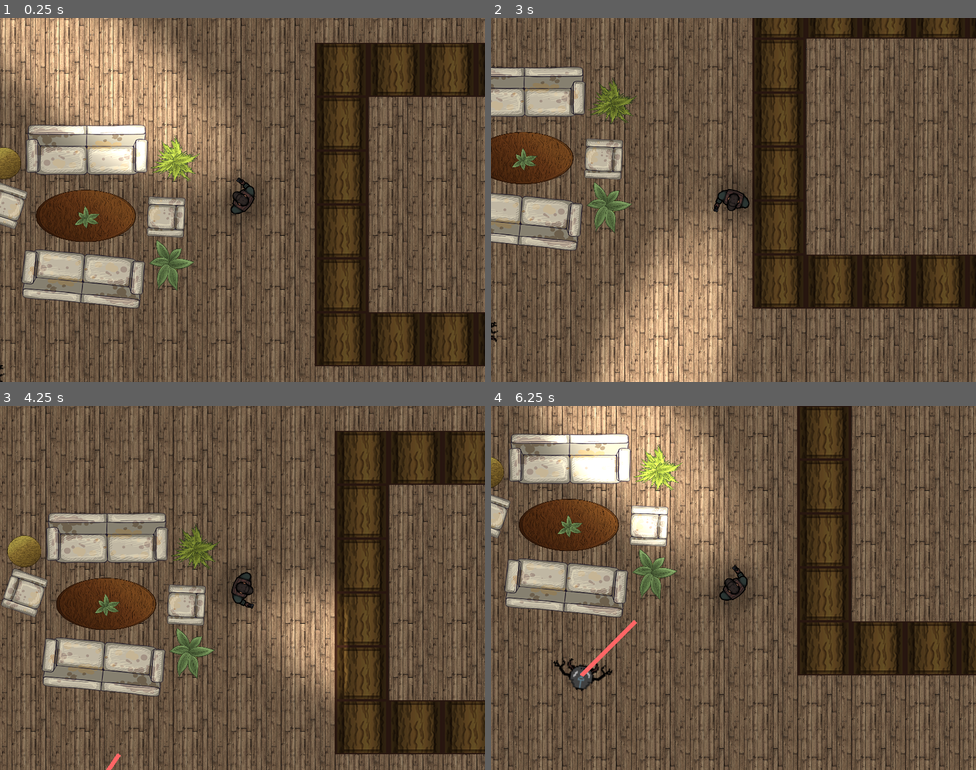
Above: before the commit, frames 1-4 (two rows, left to right).
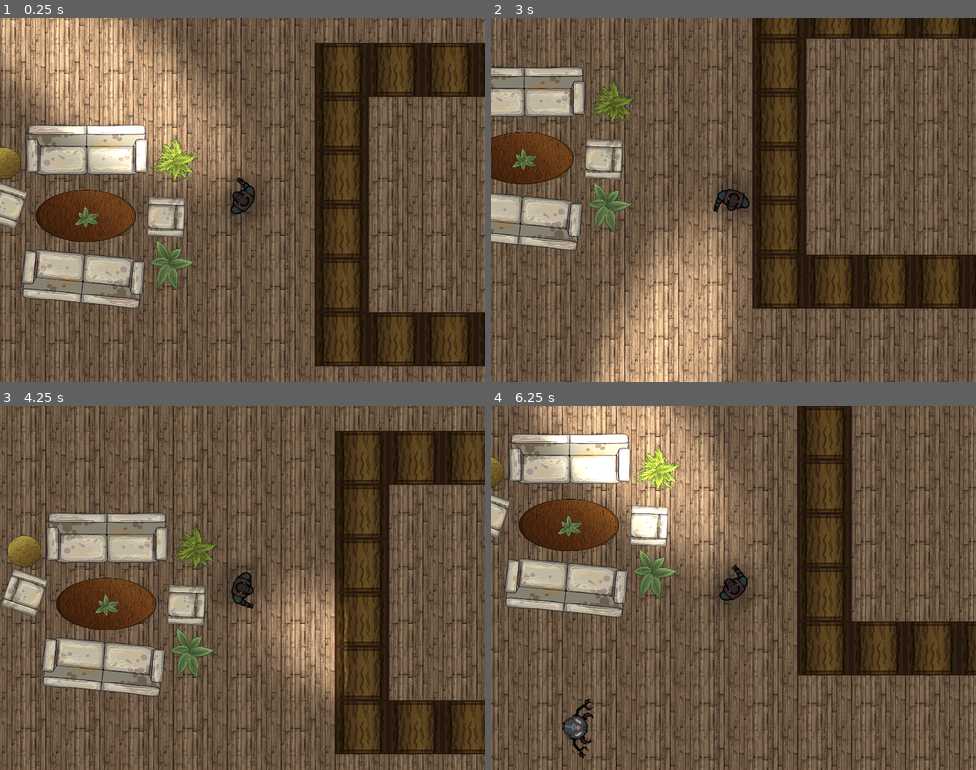
Above: after the commit, the same moments.

Repository: AxeDennis/Game-project
Game: Godot game, scene res://Maps/Map01.tscn
The game is run twice, just before and just after one commit, with the same random seed, the same clock (stepped at 60 frames per second) and the same inputs. The engine's default icon, where the game draws it, is replaced by a stand-in: a white triangle on a blue panel in a dark square.
Inputs (mouse positions are in pixels of both pictures, inside the frame that each line leads up to):
- Up to frame 1 (0.25 s): no input
- Up to frame 2 (3 s): tap Enter at 0.5 s; move the mouse to (840, 181) at 0.52 s; hold D (move_right) 0.53-1.28 s; tap E (Interact) every 0.75 s from 0.6 to 2.85 s; move the mouse to (636, 218) at 1.27 s; hold S (move_down) 1.28-2.03 s; move the mouse to (782, 119) at 2.02 s; hold D (move_right) 2.03-2.78 s; tap Space at 2.75 s; move the mouse to (709, 272) at 2.77 s; hold W (move_up) from 2.78 s (still down)
- Up to frame 3 (4.25 s): move the mouse to (388, 642) at 3.52 s; release W (move_up) at 3.53 s; hold A (move_left) from 3.53 s (still down); tap E (Interact) at 3.6 s
- Up to frame 4 (6.25 s): move the mouse to (588, 533) at 4.27 s; tap E (Interact) at 4.35, 5.1, 5.85 s; tap Enter at 5 s; move the mouse to (757, 588) at 5.02 s; release A (move_left) at 5.03 s; hold S (move_down) 5.03-5.78 s; move the mouse to (660, 497) at 5.77 s; hold D (move_right) from 5.78 s (still down)

The runs differ from the first frame. In frame 1, less than 0.1% of the frame differs, in the area x 0-1%, y 95-100%; in frame 2, less than 0.1%; in frame 3, less than 0.1%; in frame 4, 1.0%, in the area x 12-31%, y 58-97%.

Commit message:
Tobbes AI

Diff:
--- a/First_Game/Characters/Monster.gd
+++ b/First_Game/Characters/Monster.gd
@@ -2,7 +2,6 @@
 
 onready var hide = get_node("../../Player")
 onready var test = get_node("../../..")
-
 var state = 0
 var move_speed
 export (NodePath) var patrol_path
@@ -22,10 +21,12 @@
 	if state == 0:
 		move_speed = 50
 		var target = patrol_points[patrol_index]
+
 		if position.distance_to(target) <= 1:
 			patrol_index = wrapi(patrol_index + 1, 0, patrol_points.size())
 			target = patrol_points[patrol_index]
-		velocity = (target - position).normalized() * move_speed
+		test._set_target(target)
+		velocity = (path[1] - position).normalized() * move_speed
 		move_and_slide(velocity)
 	if state == 1:
 		move_speed = 150
--- a/First_Game/Characters/Monster.tscn
+++ b/First_Game/Characters/Monster.tscn
@@ -7,7 +7,7 @@
 radius = 42.054
 
 [sub_resource type="CircleShape2D" id=2]
-radius = 473.216
+radius = 200.0
 
 [node name="Monster" type="KinematicBody2D"]
 z_index = 1
--- a/First_Game/Maps/Map01.gd
+++ b/First_Game/Maps/Map01.gd
@@ -4,9 +4,13 @@
 onready var line_2d : Line2D = $Line2D
 onready var monster = get_node("Characters/Monsters/Monster")
 onready var player = get_node("Characters/Player")
+onready var goal = get_node("Characters/Player").global_position
 
 func _process(delta):
-	var new_path : = nav_2d.get_simple_path(monster.global_position, player.global_position)
+	_set_target(goal)
+
+func _set_target(target):
+	var new_path : = nav_2d.get_simple_path(monster.global_position, target)
 	line_2d.points = new_path
 	monster.path = new_path
 	var test = 1
--- /dev/null
+++ b/First_Game/Maps/testtobbe.gd
@@ -0,0 +1,18 @@
+extends Navigation2D
+onready var monster = get_node("../Characters/Monsters/Monster")
+onready var player = get_node("../Characters/Player")
+
+# Declare member variables here. Examples:
+# var a = 2
+# var b = "text"
+
+
+# Called when the node enters the scene tree for the first time.
+func _ready():
+	pass # Replace with function body.
+
+
+# Called every frame. 'delta' is the elapsed time since the previous frame.
+func _process(delta):
+	print(get_simple_path(monster.global_position, player.global_position))
+#	pass
